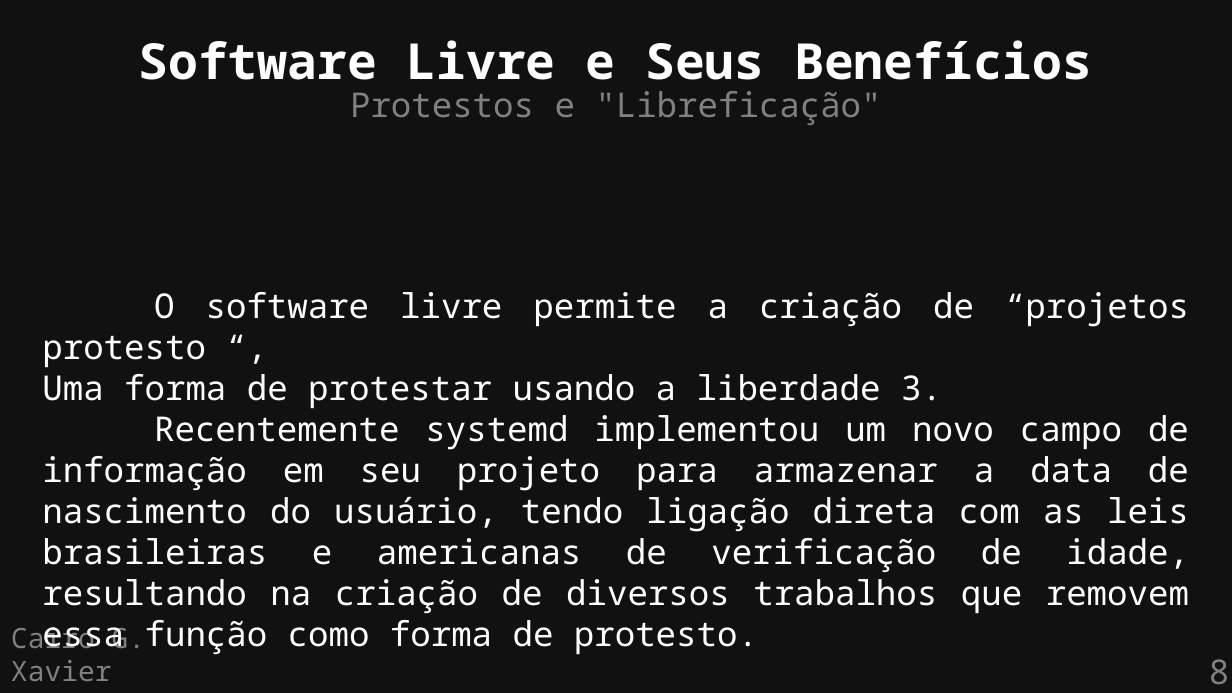
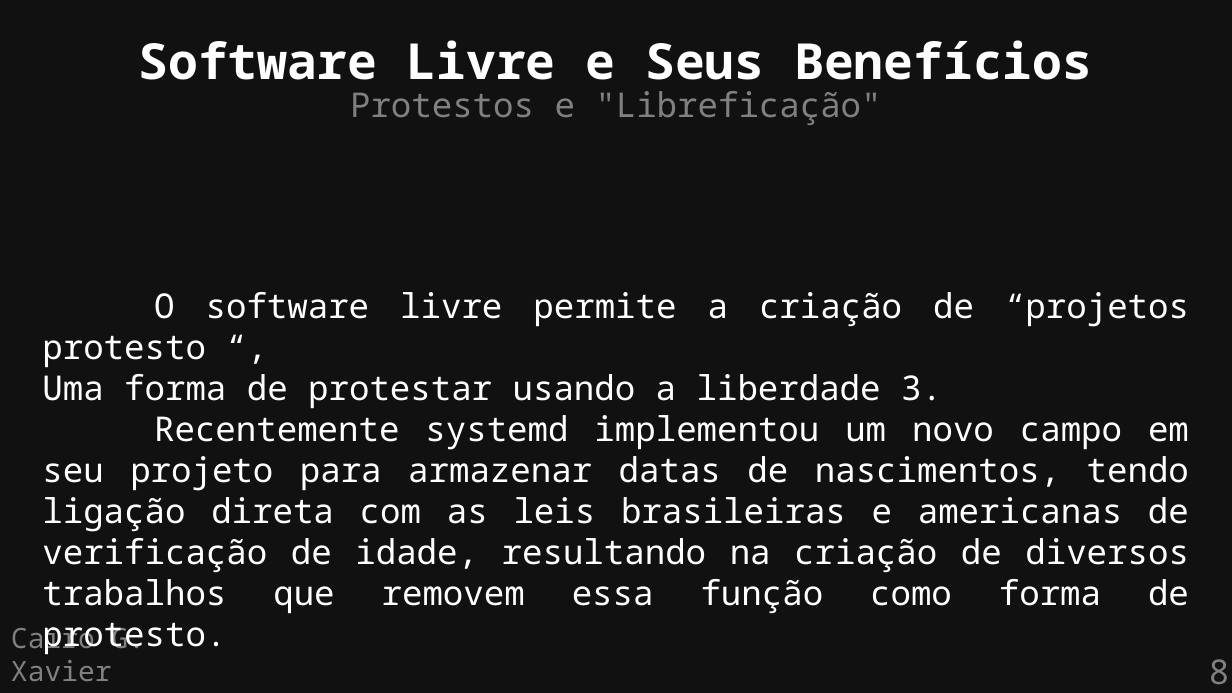
Before and after one commit to cairoGarcia/flisol-2026-ufmg, a slide deck: slide 8 of slides/soberania.odp. Drawn at 1232x693 pixels with LibreOffice and Linux fonts; fonts in the diff are those of the drawing. Boxes give left, top, right and bottom in pixels: in the first picture for what was removed or moved away, otherwise in the second. Text is boxed around its words. In the diff, an @@ line names an element or a change of style, - is before the commit and + after.

```diff
--- a/slides/soberania.odp
+++ b/slides/soberania.odp
@@ text at (42, 415, 1189, 655): text changed @@
-Recentemente systemd implementou um novo campo de informação em seu projeto para armazenar a data de nascimento do usuário, tendo ligação direta com as leis brasileiras e americanas de verificação de idade, resultando na criação de diversos trabalhos que removem essa função como forma de protesto.
+Recentemente systemd implementou um novo campo em seu projeto para armazenar datas de nascimentos, tendo ligação direta com as leis brasileiras e americanas de verificação de idade, resultando na criação de diversos trabalhos que removem essa função como forma de protesto.
```
Also in this commit, not shown: 4 other slides changed, 2 other files.
